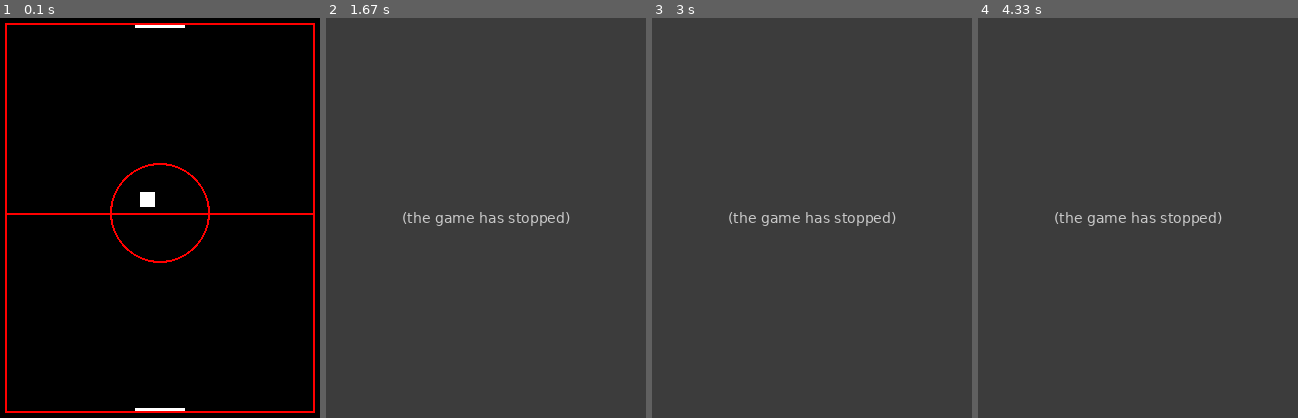
Above: before the commit, frames 1-4 (left to right).
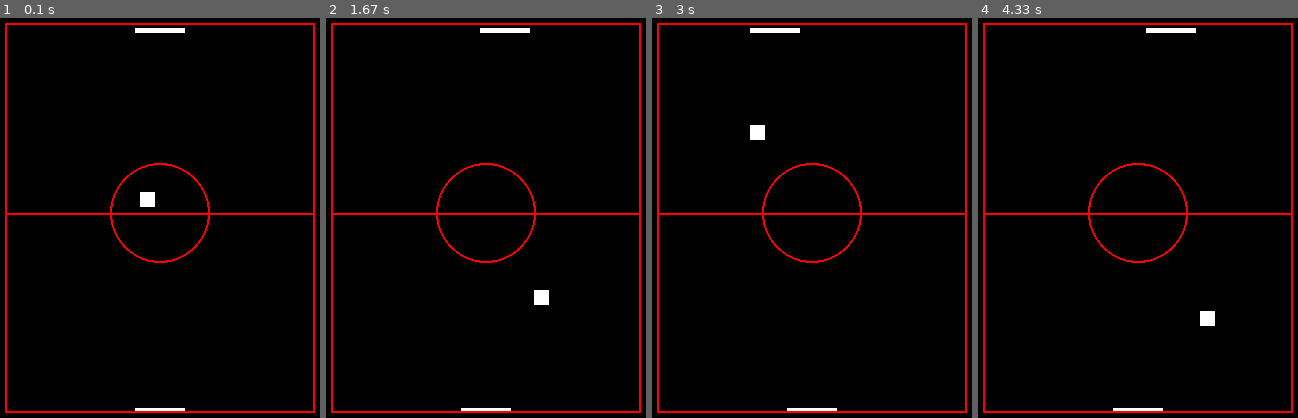
Above: after the commit, the same moments.

Repository: s40723115/RL-pingpong
Game: pygame game, started from puipui/test8-1.py
The game is run twice, just before and just after one commit, with the same random seed, the same clock (stepped at 60 frames per second) and the same inputs.
Inputs:
- Up to frame 1 (0.1 s): no input
- Up to frame 2 (1.67 s): no input
- Up to frame 3 (3 s): no input
- Up to frame 4 (4.33 s): no input

The runs differ from the first frame. In frame 1, 0.3% of the frame differs, in the area x 42-58%, y 1-4%; in frame 2, 100%, in the area x 0-100%, y 0-100%; in frame 3, 100%; in frame 4, 100%.
Error before the commit: TypeError: unsupported operand type(s) for *: 'NoneType' and 'int' (test8-1.py line 94); the game stopped at 1.07 s (later frames are placeholders)

Commit message:
fix test 8-1

Diff:
--- a/puipui/test8-1.py
+++ b/puipui/test8-1.py
@@ -28,33 +28,30 @@
     def __init__(self):
         self.ball_pos_x = SCREEN_SIZE[0] // 2 - BALL_SIZE[0] / 2
         self.ball_pos_y = SCREEN_SIZE[1] // 2 - BALL_SIZE[1] / 2
+        self.ball_pos = pygame.Rect(self.ball_pos_x, self.ball_pos_y, BALL_SIZE[0], BALL_SIZE[1])
+        self.ball_pos_x, self.ball_pos_y = self.ball_pos.x, self.ball_pos.y
 
         self.ball_dir_x = -1  # -1 = left 1 = right
         self.ball_dir_y = -1  # -1 = up   1 = down
-        self.ball_pos = pygame.Rect(self.ball_pos_x, self.ball_pos_y, BALL_SIZE[0], BALL_SIZE[1])
-
         self.bar_pos_x = SCREEN_SIZE[0] // 2 - BAR_SIZE[0] // 2
         self.bar_pos = pygame.Rect(self.bar_pos_x, SCREEN_SIZE[1] - BAR_SIZE[1]-5, BAR_SIZE[0], BAR_SIZE[1])
 
         self.bar2_pos_x = SCREEN_SIZE[0] // 2 - BAR_SIZE[0] // 2
-        self.bar2_pos = pygame.Rect(self.bar2_pos_x, 5, BAR_SIZE[0], BAR_SIZE[1])
+        self.bar2_pos = pygame.Rect(self.bar2_pos_x, 10, BAR_SIZE[0], BAR_SIZE[1])
         self.bar2_speed = 7
 
-    '''
-       if self.ball_pos.left <= 0 or self.ball_pos.right >= SCREEN_SIZE[0]:
-          self.ball_dir_y *= -1
+        #if self.ball_pos.left <= 0 or self.ball_pos.right >= SCREEN_SIZE[0]:
+            #self.ball_dir_y *= -1
         if self.ball_pos.top <= 0 or self.ball_pos.bottom >= SCREEN_SIZE[1]:
-          self.ball_start()'''
-
+            self.ball_start()
 
     def ball_start(self):
+        # global  self.ball_dir_x, ball_pos_y
 
-        self.ball_speed_x = 7 * random.choice((1, -1))
-        self.ball_speed_y = 7 * random.choice((1, -1))
-        self.ball_pos_x = SCREEN_SIZE[0]/2
-        self.ball_pos_y = SCREEN_SIZE[1]/2
-        self.ball_speed_x *= random.choice((1, -1))
-        self.ball_speed_y *= random.choice((1, -1))
+        self.ball_pos.x = SCREEN_SIZE[0]/2
+        self.ball_pos.y = SCREEN_SIZE[1]/2
+        print("reset", self.ball_pos_x, self.ball_pos_y)
+
 
     # action是MOVE_STAY、MOVE_LEFT、MOVE_RIGHT
     # ai控制棒子左右移動；返回遊戲界面像素數和對應的獎勵。(像素->獎勵->強化棒子往獎勵高的方向移動)
@@ -74,16 +71,16 @@
 
         if  self.bar2_pos.left < self.ball_pos.x:
             self.bar2_pos.x += self.bar2_speed
+
         if  self.bar2_pos.right > self.ball_pos.x:
             self.bar2_pos.x -= self.bar2_speed
-
         if  self.bar2_pos.left <= 0:
             self.bar2_pos.left = 0
         if  self.bar2_pos.right >= SCREEN_SIZE[0]:
             self.bar2_pos.right = SCREEN_SIZE[0]
 
         screen.fill(BLACK)
-        self.bar_pos.left = self.bar_pos_x
+        #self.bar_pos.left = self.bar_pos_x
         pygame.draw.rect(screen, WHITE, self.bar_pos)
         pygame.draw.rect(screen, WHITE, self.bar2_pos)
         pygame.draw.rect(screen, (255, 0, 0), Rect((5, 5), (310, 390)), 2)
@@ -100,10 +97,11 @@
         pygame.draw.rect(screen, WHITE, self.ball_pos)
 
         if self.ball_pos.top <= 0 or self.ball_pos.bottom >= (SCREEN_SIZE[1] - BAR_SIZE[1] + 1):
-            self.ball_dir_y = self.ball_dir_y * -1 and self.ball_start()
+            self.ball_dir_y = self.ball_dir_y * -1
         if self.ball_pos.left <= 0 or self.ball_pos.right >= (SCREEN_SIZE[0]):
             self.ball_dir_x = self.ball_dir_x * -1
-
+            self.ball_start()
+            print(self.ball_pos_x, self.ball_pos_y)
 game = Game()
 while True:
     for event in pygame.event.get():
@@ -113,6 +111,6 @@
 
 
     game.step(screen)
-    game.ball_start()
+    #game.ball_start()
     pygame.display.update()
     clock.tick(60)
